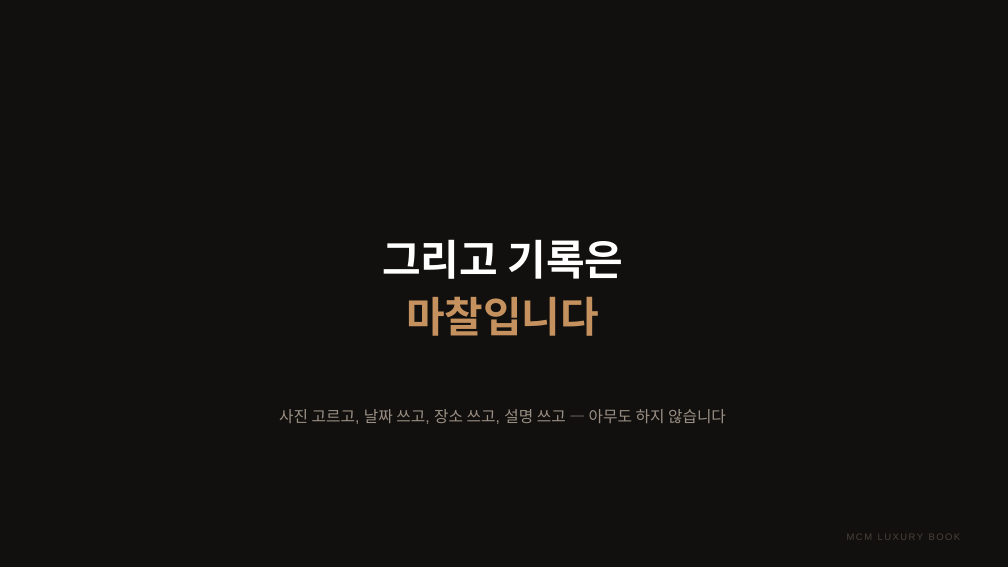
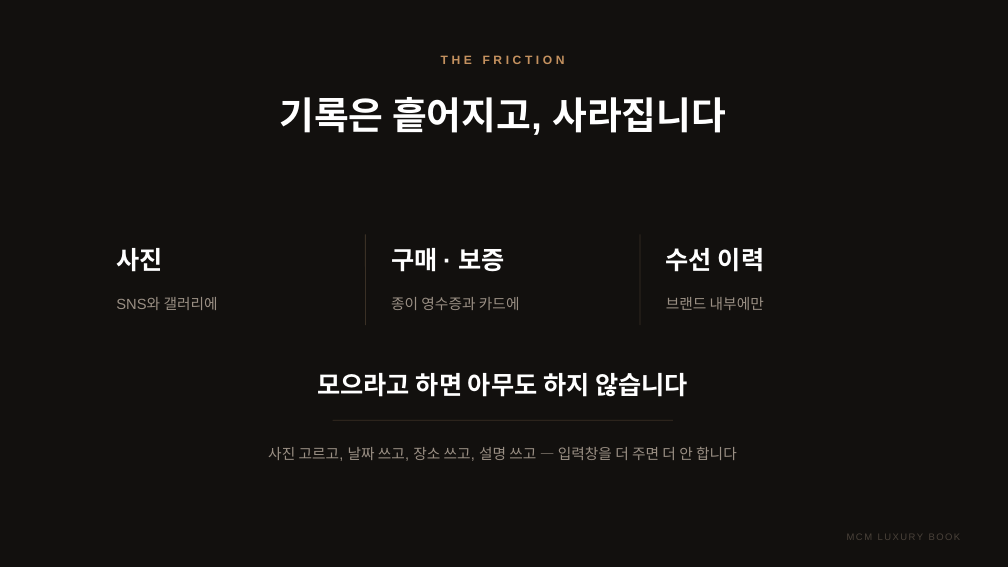
Before and after one commit to elominatedCloud/likeGonzi, a slide deck: slide 20 of docs/ir/MCM_Luxury_Book_IR.pptx (slide 18 before the commit). Drawn at 1008x567 pixels with LibreOffice and Linux fonts; fonts in the diff are those of the drawing; background and template pictures are left out. Boxes give left, top, right and bottom in pixels: in the first picture for what was removed or moved away, otherwise in the second. Text is boxed around its words. In the diff, an @@ line names an element or a change of style, - is before the commit and + after.

```diff
--- a/docs/ir/MCM_Luxury_Book_IR.pptx
+++ b/docs/ir/MCM_Luxury_Book_IR.pptx
@@ text added at [441, 55, 565, 64], 11.5 pt, text #C4915F, bold @@
+THE FRICTION
@@ text added at [279, 97, 726, 135], 36 pt, text #FFFFFF, bold @@
+기록은 흩어지고, 사라집니다
@@ line added from (365, 234) to (365, 325), #3A3025 0.75 pt @@
@@ text removed at [382, 239, 623, 336] @@
-그리고 기록은
-마찰입니다
@@ text added at [116, 248, 162, 272], 24 pt, text #FFFFFF, bold @@
+사진
@@ text added at [391, 248, 505, 272], 24 pt, text #FFFFFF, bold @@
+구매 · 보증
@@ text added at [666, 248, 764, 272], 24 pt, text #FFFFFF, bold @@
+수선 이력
@@ text added at [116, 297, 218, 310], 14 pt, text #9A8F84 @@
+SNS와 갤러리에
@@ text added at [391, 297, 520, 310], 14 pt, text #9A8F84 @@
+종이 영수증과 카드에
@@ text added at [666, 297, 764, 310], 14 pt, text #9A8F84 @@
+브랜드 내부에만
@@ text added at [317, 373, 688, 397], 24 pt, text #FFFFFF, bold @@
+모으라고 하면 아무도 하지 않습니다
@@ text at [268, 447, 737, 461]: text changed; size 15 to 14 pt @@
-사진 고르고, 날짜 쓰고, 장소 쓰고, 설명 쓰고 — 아무도 하지 않습니다
+사진 고르고, 날짜 쓰고, 장소 쓰고, 설명 쓰고 — 입력창을 더 주면 더 안 합니다
@@ line added from (333, 420) to (673, 420), #3A3025 0.75 pt @@
```
Also in this commit, not shown: 3 other slides changed, 2 slides added, 1 slide removed, 4 other files.
